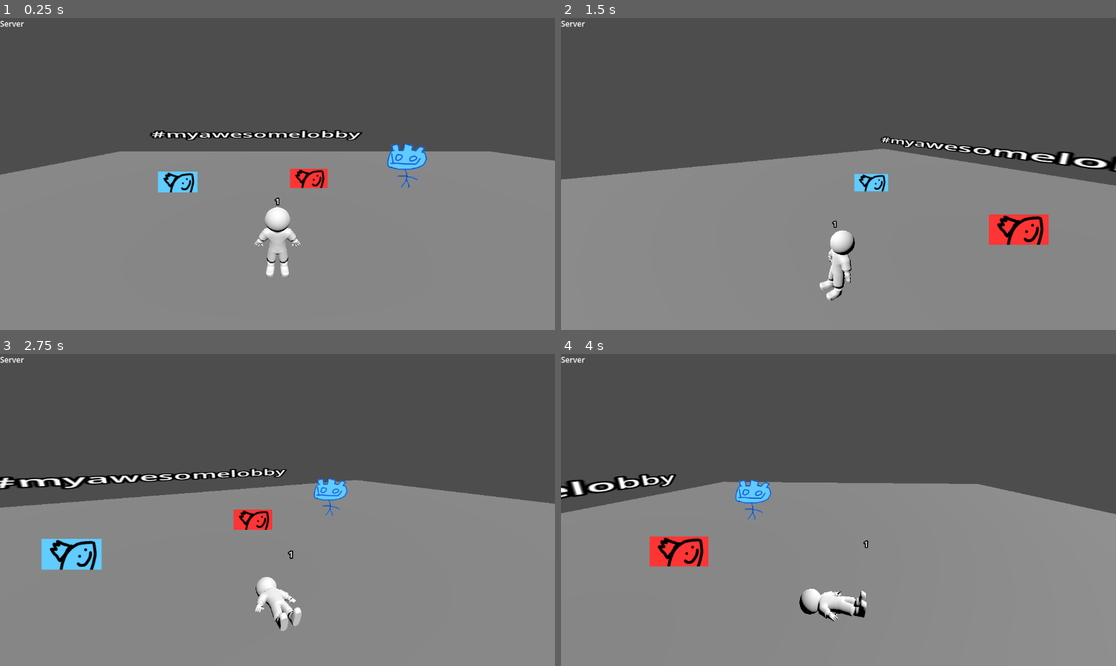
Above: before the commit, frames 1-4 (two rows, left to right).
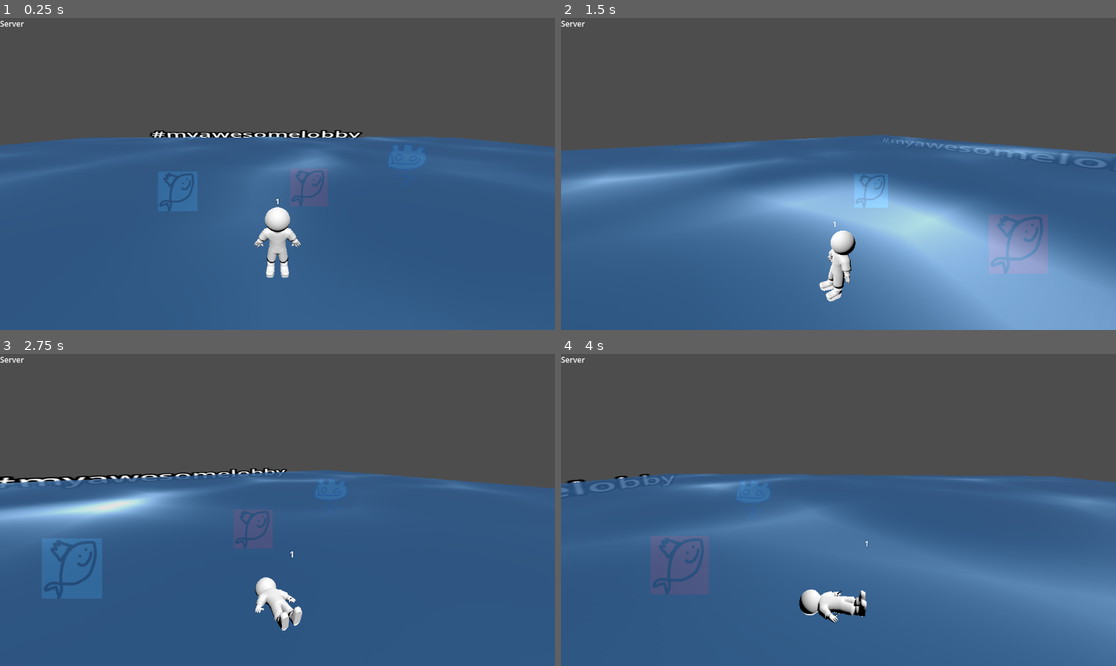
Above: after the commit, the same moments.

Repository: gmuGADIG/King-Fisher
Game: Godot game, scene res://world/lobby/lobby.tscn
Two runs of this game, one before a commit and one after it. Both use one fixed random seed, a clock stepped at 60 frames per second and the inputs below. This scene is started directly instead of the project's main scene.
Inputs (mouse positions are in pixels of both pictures, inside the frame that each line leads up to):
- Up to frame 1 (0.25 s): no input
- Up to frame 2 (1.5 s): tap Enter (test1) at 0.5 s; move the mouse to (866, 174) at 0.52 s; hold W (move_up) from 0.53 s (still down); click (866, 174) at 0.6 s; tap Space (jump) at 0.77 s; move the mouse to (810, 174) at 1.27 s; tap \ (print_players) at 1.35 s
- Up to frame 3 (2.75 s): keep holding W (move_up); tap Space (jump) at 1.52 s; move the mouse to (288, 503) at 2.02 s; hold Tab (scoreboard) from 2.03 s (still down)
- Up to frame 4 (4 s): keep holding W (move_up); move the mouse to (832, 516) at 2.77 s; release Tab (scoreboard) at 2.78 s; tap Enter (test1) at 2.85 s; click (832, 516) at 2.92 s; tap Space (jump) at 3.02, 3.77 s; move the mouse to (877, 513) at 3.52 s; hold Right mouse button (use_item) from 3.53 s (still down)

The runs differ from the first frame. In frame 1, 60% of the frame differs, in the area x 0-100%, y 38-100%; in frame 2, 59%; in frame 3, 60%; in frame 4, 60%.

Commit message:
Placement of water

Diff:
--- a/world/lobby/lobby.tscn
+++ b/world/lobby/lobby.tscn
@@ -3,6 +3,7 @@
 [ext_resource type="PackedScene" uid="uid://ctsviqutuqw5l" path="res://world/world_base.tscn" id="1_cv4rh"]
 [ext_resource type="PackedScene" uid="uid://dsnep0jd62s78" path="res://items/item_test_1.tscn" id="2_7tkdc"]
 [ext_resource type="PackedScene" uid="uid://ck8obcgulgo8p" path="res://items/item_test_2.tscn" id="3_c06ik"]
+[ext_resource type="PackedScene" uid="uid://pqpwm6albbas" path="res://world/water/water.tscn" id="4_56mmg"]
 [ext_resource type="PackedScene" uid="uid://cw872lin7slft" path="res://ui/pause_menu/lobby_menu.tscn" id="4_c06ik"]
 [ext_resource type="PackedScene" uid="uid://co3jb4h8t4qlo" path="res://items/item_helmet/item_helmet.tscn" id="5_vh6de"]
 
@@ -28,12 +29,16 @@
 disable_spawning = true
 spawn_rate = 1.0
 
-[node name="RigidBody3D" type="RigidBody3D" parent="." index="6" unique_id=1793351237]
+[node name="Water" parent="." index="6" unique_id=1605700850 instance=ExtResource("4_56mmg")]
+transform = Transform3D(50, 0, 0, 0, 1, 0, 0, 0, 50, 0, 0, 0)
+
+[node name="RigidBody3D" type="RigidBody3D" parent="." index="7" unique_id=1793351237]
+visible = false
 collision_mask = 3
 freeze = true
 
 [node name="MeshInstance3D" type="MeshInstance3D" parent="RigidBody3D" index="0" unique_id=677414344]
-transform = Transform3D(27.936956, 0, 0, 0, 1, 0, 0, 0, 23.316448, 5.926991, -0.03864783, 0)
+transform = Transform3D(27.936956, 0, 0, 0, 1, 0, 0, 0, 23.316448, 5.9605145, -0.053733528, 0.012764931)
 layers = 3
 mesh = SubResource("PlaneMesh_7tkdc")
 
@@ -41,14 +46,14 @@
 transform = Transform3D(1, 0, 0, 0, 1, 0, 0, 0, 1, 5.610321, -0.093811035, -0.15758514)
 shape = SubResource("BoxShape3D_c06ik")
 
-[node name="Label3D" type="Label3D" parent="." index="7" unique_id=1976693241]
+[node name="Label3D" type="Label3D" parent="." index="8" unique_id=1976693241]
 transform = Transform3D(11.387628, 0, 0, 0, 4.2672796, 0, 0, 0, 1, 0, 3.3720021, -9.835437)
 text = "#myawesomelobby"
 
-[node name="PauseMenu" parent="." index="8" unique_id=1167419055 instance=ExtResource("4_c06ik")]
+[node name="PauseMenu" parent="." index="9" unique_id=1167419055 instance=ExtResource("4_c06ik")]
 visible = false
 
-[node name="Helmet" parent="." index="9" unique_id=621433209 instance=ExtResource("5_vh6de")]
+[node name="Helmet" parent="." index="10" unique_id=621433209 instance=ExtResource("5_vh6de")]
 transform = Transform3D(1, 0, 0, 0, 1, 0, 0, 0, 1, 10.14792, 1.7071879, -5.6133504)
 collision_mask = 3
 item_name = "Helmet"
